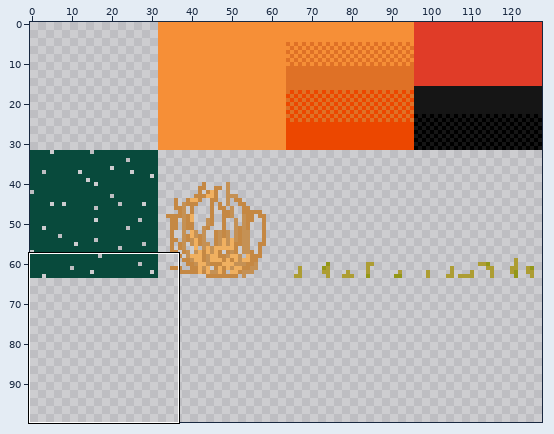
A pixel-art file gets an edit: data/art/tiles001bg.ase. Above: a wide view before the commit, with the close-up outlined.
Close-up. Earlier state:
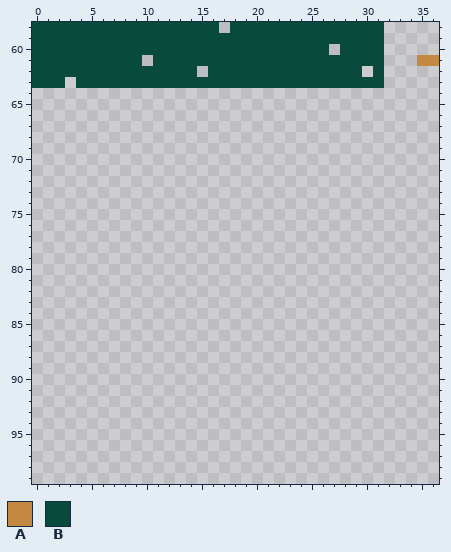
128x128 pixels, 1 frame. Shown: x 0..36, y 58..99. The wide view leaves out empty margins.
Palette (. is transparent): A #c58843  B #084a3c
Pixels before, first column x 0:
58 BBBBBBBBBBBBBBBBB.BBBBBBBBBBBBBB.....
59 BBBBBBBBBBBBBBBBBBBBBBBBBBBBBBBB.....
60 BBBBBBBBBBBBBBBBBBBBBBBBBBB.BBBB.....
61 BBBBBBBBBB.BBBBBBBBBBBBBBBBBBBBB...AA
62 BBBBBBBBBBBBBBB.BBBBBBBBBBBBBB.B.....
63 BBB.BBBBBBBBBBBBBBBBBBBBBBBBBBBB.....
After:
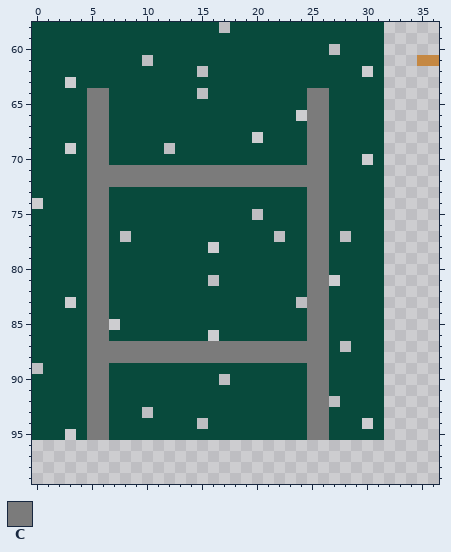
Colours new in this view: C #7b7b7b
Diff:
Changed rows in their new state; - is an unchanged pixel.
first column x 0:
 64 BBBBBCCBBBBBBBB-BBBBBBBBBCCBBBBB
 65 BBBBBCCBBBBBBBBBBBBBBBBBBCCBBBBB
 66 BBBBBCCBBBBBBBBBBBBBBBBB-CCBBBBB
 67 BBBBBCCBBBBBBBBBBBBBBBBBBCCBBBBB
 68 BBBBBCCBBBBBBBBBBBBB-BBBBCCBBBBB
 69 BBB-BCCBBBBB-BBBBBBBBBBBBCCBBBBB
 70 BBBBBCCBBBBBBBBBBBBBBBBBBCCBBB-B
 71 BBBBBCCCCCCCCCCCCCCCCCCCCCCBBBBB
 72 BBBBBCCCCCCCCCCCCCCCCCCCCCCBBBBB
 73 BBBBBCCBBBBBBBBBBBBBBBBBBCCBBBBB
 74 -BBBBCCBBBBBBBBBBBBBBBBBBCCBBBBB
 75 BBBBBCCBBBBBBBBBBBBB-BBBBCCBBBBB
 76 BBBBBCCBBBBBBBBBBBBBBBBBBCCBBBBB
 77 BBBBBCCB-BBBBBBBBBBBBB-BBCCB-BBB
 78 BBBBBCCBBBBBBBBB-BBBBBBBBCCBBBBB
 79 BBBBBCCBBBBBBBBBBBBBBBBBBCCBBBBB
 80 BBBBBCCBBBBBBBBBBBBBBBBBBCCBBBBB
 81 BBBBBCCBBBBBBBBB-BBBBBBBBCC-BBBB
 82 BBBBBCCBBBBBBBBBBBBBBBBBBCCBBBBB
 83 BBB-BCCBBBBBBBBBBBBBBBBB-CCBBBBB
 84 BBBBBCCBBBBBBBBBBBBBBBBBBCCBBBBB
 85 BBBBBCC-BBBBBBBBBBBBBBBBBCCBBBBB
 86 BBBBBCCBBBBBBBBB-BBBBBBBBCCBBBBB
 87 BBBBBCCCCCCCCCCCCCCCCCCCCCCB-BBB
 88 BBBBBCCCCCCCCCCCCCCCCCCCCCCBBBBB
 89 -BBBBCCBBBBBBBBBBBBBBBBBBCCBBBBB
 90 BBBBBCCBBBBBBBBBB-BBBBBBBCCBBBBB
 91 BBBBBCCBBBBBBBBBBBBBBBBBBCCBBBBB
 92 BBBBBCCBBBBBBBBBBBBBBBBBBCC-BBBB
 93 BBBBBCCBBB-BBBBBBBBBBBBBBCCBBBBB
 94 BBBBBCCBBBBBBBB-BBBBBBBBBCCBBB-B
 95 BBB-BCCBBBBBBBBBBBBBBBBBBCCBBBBB
Boxes around the changes in both close-ups, in picture pixels (x1, y1, x2, y2):
added: (32, 88, 384, 440)
